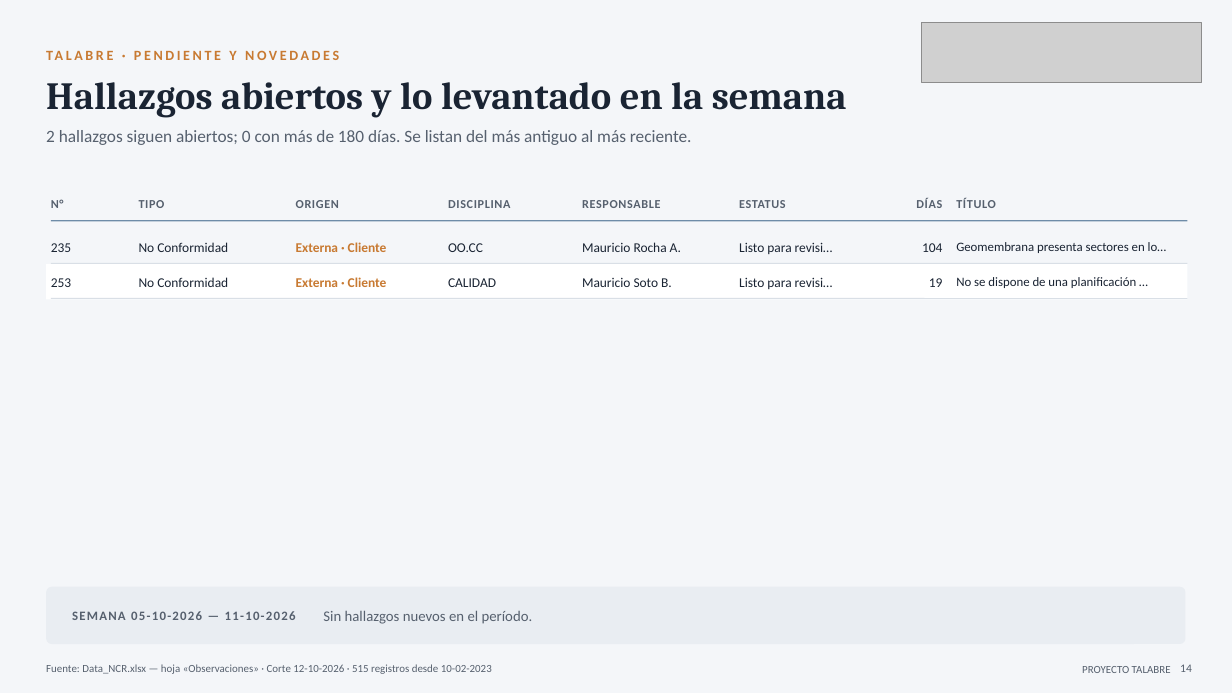
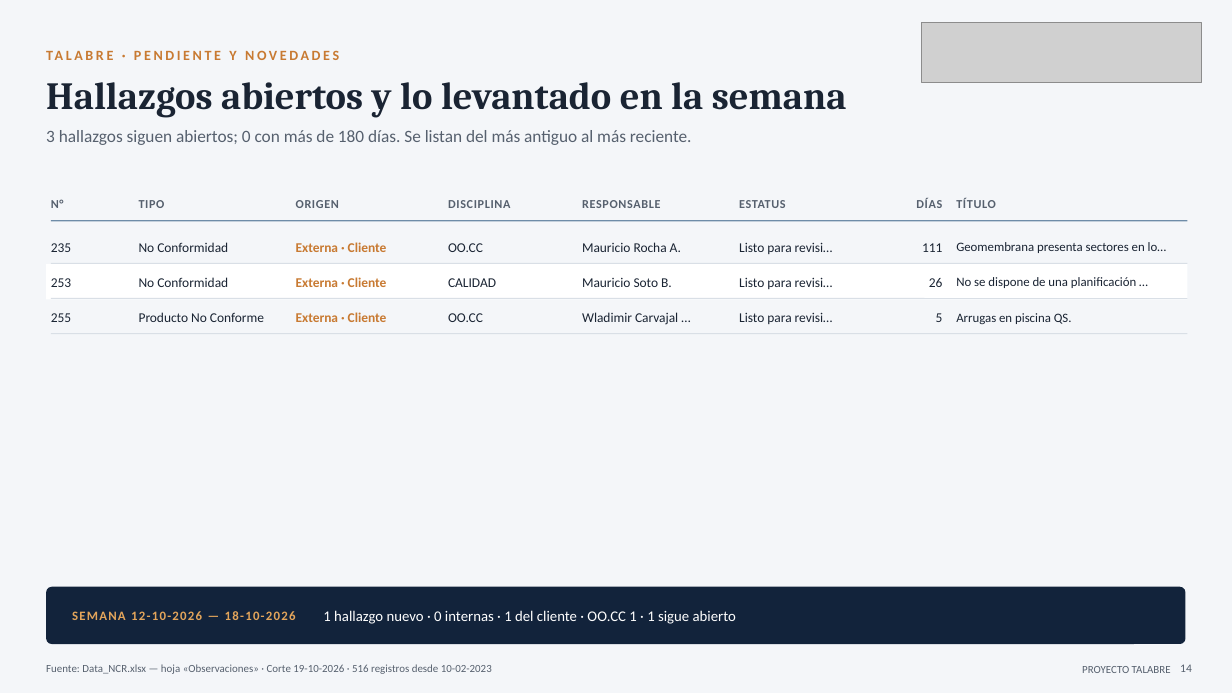
Before and after one commit to tdkvalex/Dashboard-HSEQ, a slide deck: slide 14 of modulo_nc/Panel_No_Conformidades.pptx. Drawn at 1232x693 pixels with LibreOffice and Linux fonts; fonts in the diff are those of the drawing; grey boxes stand for pictures. Boxes give left, top, right and bottom in pixels: in the first picture for what was removed or moved away, otherwise in the second. Text is boxed around its words. In the diff, an @@ line names an element or a change of style, - is before the commit and + after.

```diff
--- a/modulo_nc/Panel_No_Conformidades.pptx
+++ b/modulo_nc/Panel_No_Conformidades.pptx
@@ text at (46,130,692,145): text changed @@
-2 hallazgos siguen abiertos; 0 con más de 180 días. Se listan del más antiguo al más reciente.
+3 hallazgos siguen abiertos; 0 con más de 180 días. Se listan del más antiguo al más reciente.
@@ text at (922,243,942,252): text changed @@
-104
+111
@@ text at (929,278,943,287): text changed @@
-19
+26
@@ text added at (51,313,71,322), 10.5 pt, text #1A2433 @@
+255
@@ text added at (139,312,264,322), 10.5 pt, text #1A2433 @@
+Producto No Conforme
@@ text added at (296,312,387,322), 10.5 pt, text #C87A32, bold @@
+Externa · Cliente
@@ text added at (448,313,483,322), 10.5 pt, text #1A2433 @@
+OO.CC
@@ text added at (582,312,678,325), 10.5 pt, text #1A2433 @@
+Wladimir Carvajal …
@@ text added at (739,313,833,324), 10.5 pt, text #1A2433 @@
+Listo para revisi…
@@ text added at (936,313,943,322), 10.5 pt, text #1A2433 @@
+5
@@ text added at (956,313,1072,324), 10 pt, text #1A2433 @@
+Arrugas en piscina QS.
@@ line added from (51, 334) to (1188, 334), #D9DFE6 0.75 pt @@
@@ rounded rectangle at (46,587,1186,644): fill #E9EDF2 to #12233B @@
@@ text at (72,611,296,620): text changed; text colour #56606E to #E3A55B @@
-SEMANA 05-10-2026 — 11-10-2026
+SEMANA 12-10-2026 — 18-10-2026
@@ text at (323,610,736,624): text changed; text colour #56606E to #FFFFFF @@
-Sin hallazgos nuevos en el período.
+1 hallazgo nuevo · 0 internas · 1 del cliente · OO.CC 1 · 1 sigue abierto
@@ text at (46,664,492,674): text changed @@
-Fuente: Data_NCR.xlsx — hoja «Observaciones» · Corte 12-10-2026 · 515 registros desde 10-02-2023
+Fuente: Data_NCR.xlsx — hoja «Observaciones» · Corte 19-10-2026 · 516 registros desde 10-02-2023
```
Also in this commit, not shown: 16 other slides changed, 3 other files.
